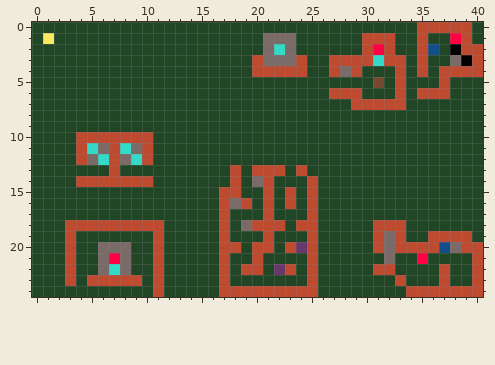
Pixel-art sprite, stored at data/level/simplified/level_1/tiles-int.png. This is how it looked before the edit.
The file is 41x25 pixels.
Once edited:
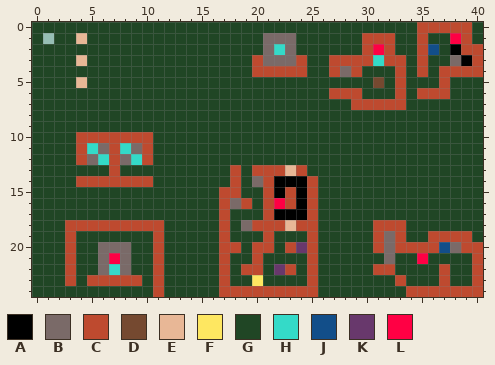
Palette (. is transparent): A #000000  B #7a6a68  C #be4a2f  D #754930  E #e8b796  F #fee761  G #204625  H #34dac8  J #124e89  K #68386c  L #ff0044
The edit:
{"y":1,"x":1,"old":"F","new":"."}
{"y":1,"x":4,"old":"G","new":"E"}
{"y":3,"x":4,"old":"G","new":"E"}
{"y":5,"x":4,"old":"G","new":"E"}
{"y":13,"x":23,"old":"G","new":"E"}
{"y":14,"x":22,"old":"GGG","new":"AAA"}
{"y":15,"x":22,"old":"G","new":"A"}
{"y":15,"x":24,"old":"G","new":"A"}
{"y":16,"x":22,"old":"G","new":"L"}
{"y":16,"x":24,"old":"G","new":"A"}
{"y":17,"x":22,"old":"GGG","new":"AAA"}
{"y":18,"x":23,"old":"G","new":"E"}
{"y":23,"x":20,"old":"G","new":"F"}
{"label":"changed","picture_box":[43,33,87,88]}
{"label":"changed","picture_box":[252,165,307,286]}
